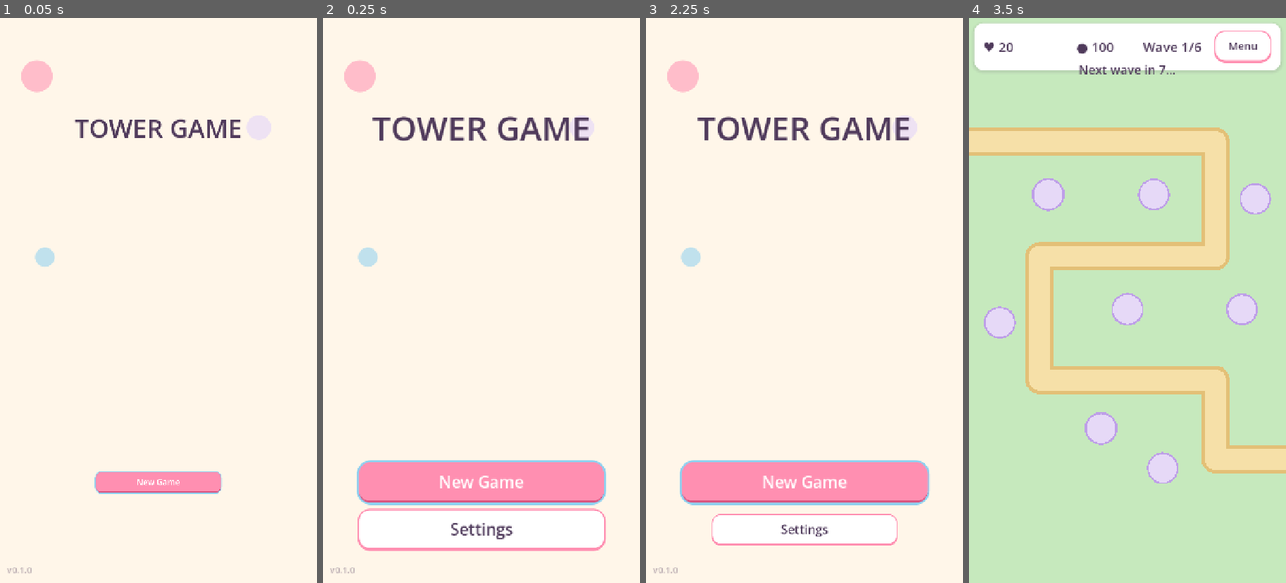
Above: before the commit, frames 1-4 (left to right).
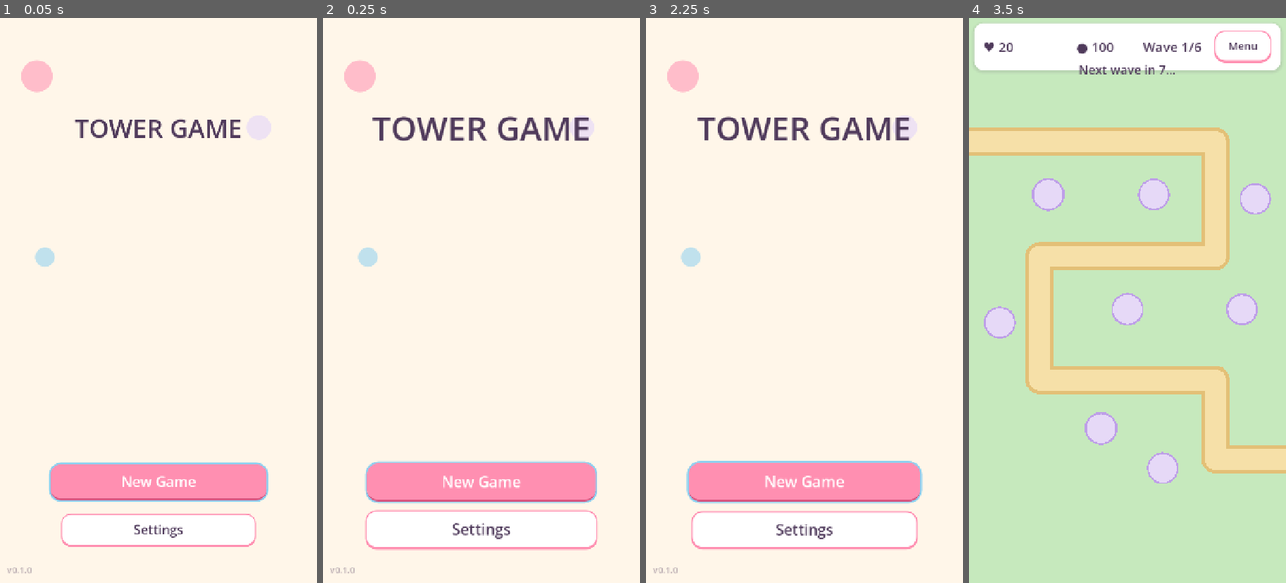
Above: after the commit, the same moments.

Repository: bitspleaseBE/tower-game
Game: Godot game, scene res://scenes/main_menu.tscn
Two runs of this game, one before a commit and one after it. Both use one fixed random seed, a clock stepped at 60 frames per second and the inputs below.
Inputs (mouse positions are in pixels of both pictures, inside the frame that each line leads up to):
- Up to frame 1 (0.05 s): no input
- Up to frame 2 (0.25 s): no input
- Up to frame 3 (2.25 s): click "New Game" at 0.5 s; tap Enter at 1.25 s; move the mouse to (874, 272) at 1.27 s; click (874, 272) at 1.42 s; click "Menu" at 2 s
- Up to frame 4 (3.5 s): click "New Game" at 2.75 s

The runs differ from the first frame. In frame 1, 4.2% of the frame differs, in the area x 15-85%, y 78-94%; in frame 2, 3.0%; in frame 3, 2.7%; in frame 4, nothing differs.

Commit message:
fix(menu): keep New Game tappable during intro pop
Scaling menu buttons to zero collapsed their hit targets on web/touch,
so New Game looked dead. Pop from 0.85 instead.

Co-authored-by: Cursor <cursoragent@cursor.com>

Diff:
--- a/scripts/main_menu.gd
+++ b/scripts/main_menu.gd
@@ -20,6 +20,9 @@
 	new_game.pivot_offset = new_game.size / 2.0
 	settings.pivot_offset = settings.size / 2.0
 
+	# Never scale menu buttons to ZERO — on web/touch a 0-scale Control has no
+	# usable hit target, so New Game/Settings appear dead until (or unless) the
+	# tween finishes. Animate from a near-full scale instead.
 	title.scale = Vector2(0.6, 0.6)
 	var title_in := create_tween()
 	title_in.set_trans(Tween.TRANS_BACK).set_ease(Tween.EASE_OUT)
@@ -28,11 +31,12 @@
 
 	for i: int in [0, 1]:
 		var btn: Button = new_game if i == 0 else settings
-		btn.scale = Vector2.ZERO
+		btn.scale = Vector2(0.85, 0.85)
+		btn.disabled = false
 		var pop := create_tween()
 		pop.set_trans(Tween.TRANS_BACK).set_ease(Tween.EASE_OUT)
 		pop.tween_interval(0.08 * float(i))
-		pop.tween_property(btn, "scale", Vector2.ONE, 0.35)
+		pop.tween_property(btn, "scale", Vector2.ONE, 0.28)
 
 
 func _start_title_bob(title: Label) -> void:
